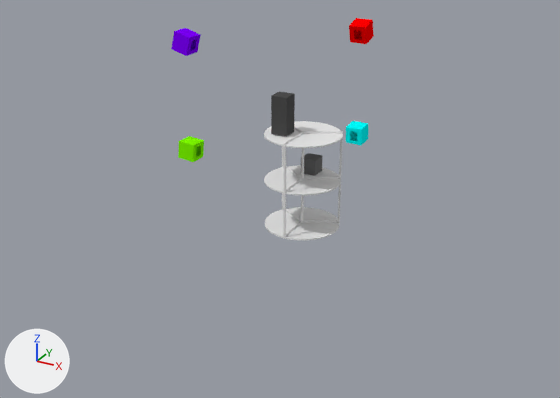
The Blender file src/cv_modeling/shelf.blend, before and after one commit.
Both versions are drawn from a 50 mm camera at (1.7, -3.34, 1.79) aimed at (-0.04, -0.17, 0.2). The axes (+X, +Y, +Z) are drawn at lower left. The lights are the same throughout.

The older version as bpy lines, for what is in view:
```python
me_cube = bpy.data.meshes.new('Cube')
me_cube.from_pydata(...)  # a box spanning x -1.0..1.0, y -1.0..1.0, z -1.0..1.0
me_cube.materials.append(mat_material_005)  # dark grey #6d6d6d
me_cube_001 = bpy.data.meshes.new('Cube.001')
me_cube_001.from_pydata(...)  # 12 vertices, 9 faces; spans x -1.0..1.0, y -1.0..1.0, z -1.0..1.0
me_cube_001.materials.append(mat_material)  # red #ff0000
me_cube_005 = bpy.data.meshes.new('Cube.005')
me_cube_005.from_pydata(...)  # a box spanning x -1.0..1.0, y -1.0..1.0, z -1.0..1.0
me_cube_005.materials.append(mat_material_006)  # dark grey #4e4e4e
ob_cam_red = bpy.data.objects.new('cam_red', me_cube_001)
ob_cam_red.location = (0.0, 0.7, 0.9)
ob_cam_red.rotation_euler = (-1.571, 1.309, 1.571)  # degrees (-90, 75, 90)
ob_cam_red.scale = (0.05, 0.05, 0.05)
ob_cube = bpy.data.objects.new('Cube', me_cube)
ob_cube.location = (-0.006, 0.114, 0.3)
ob_cube.scale = (0.0426, 0.0426, 0.0426)
ob_cube_001 = bpy.data.objects.new('Cube.001', me_cube_005)
ob_cube_001.location = (-0.088, -0.053, 0.611)
ob_cube_001.scale = (0.0426, 0.0426, 0.1)
# also in view: 'Shelf' at (0.0, 0.0, 0.26); 'cam_purple' at (-0.7, 0.0, 0.9); 'cam_green' at (-0.7, 0.0, 0.3)
```
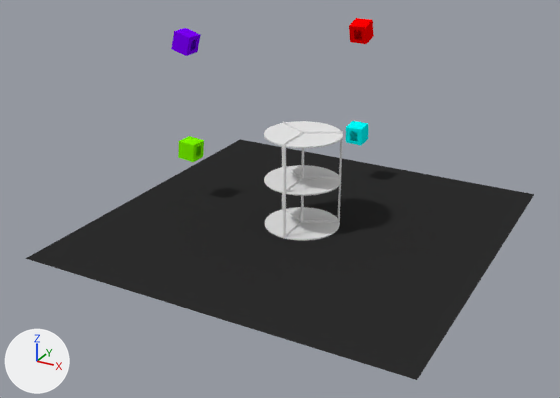
Boxes (x1, y1, x2, y2) around the edits, measured in the pictures (560 x 398 px):
'Plane', added (black)
    after: (25, 139, 534, 380)
'Cube.001', hidden
    before: (271, 91, 295, 137)
'Cube', hidden
    before: (301, 153, 322, 176)

Diff of the bpy script that builds the scene:
```diff
--- a/src/cv_modeling/shelf.blend.py
+++ b/src/cv_modeling/shelf.blend.py
@@ mat_material_007 @@
+mat_material_007 = diffuse_material('Material.007')
+mat_material_007.base_color = (0.0272, 0.0272, 0.0272)  # black #2e2e2e
@@ me_plane @@
+me_plane.from_pydata([(-1.0, -1.0, 0.0), (1.0, -1.0, 0.0), (-1.0, 1.0, 0.0), (1.0, 1.0, 0.0)], [], [(0, 1, 3, 2)])
+me_plane.materials.append(mat_material_007)  # black #2e2e2e
@@ ob_cube_001 @@
 ob_cube_001.scale = (0.0426, 0.0426, 0.1)
+ob_cube_001.hide_viewport = True
@@ ob_cube @@
 ob_cube.scale = (0.0426, 0.0426, 0.0426)
+ob_cube.hide_viewport = True
@@ ob_plane @@
+ob_plane = bpy.data.objects.new('Plane', me_plane)
+ob_plane.location = (0.0, 0.0, 0.0)
```
